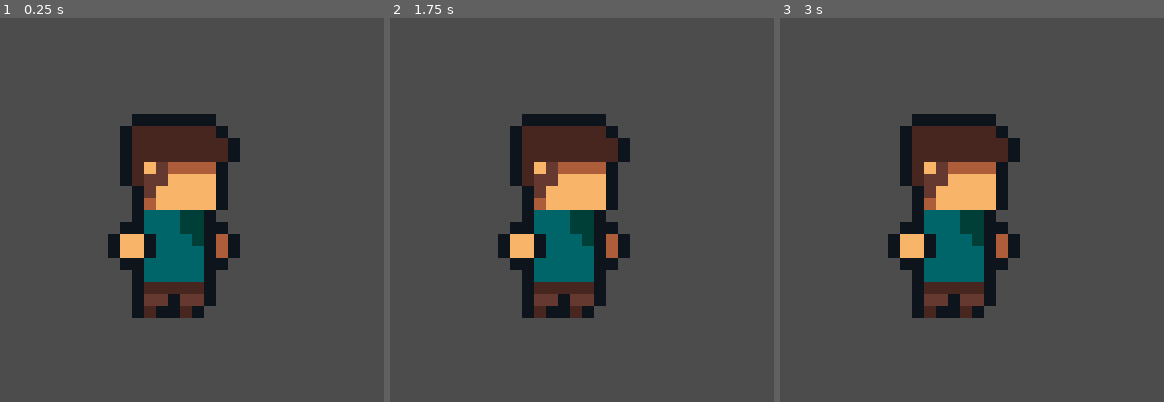
Above: before the commit, frames 1-3 (left to right).
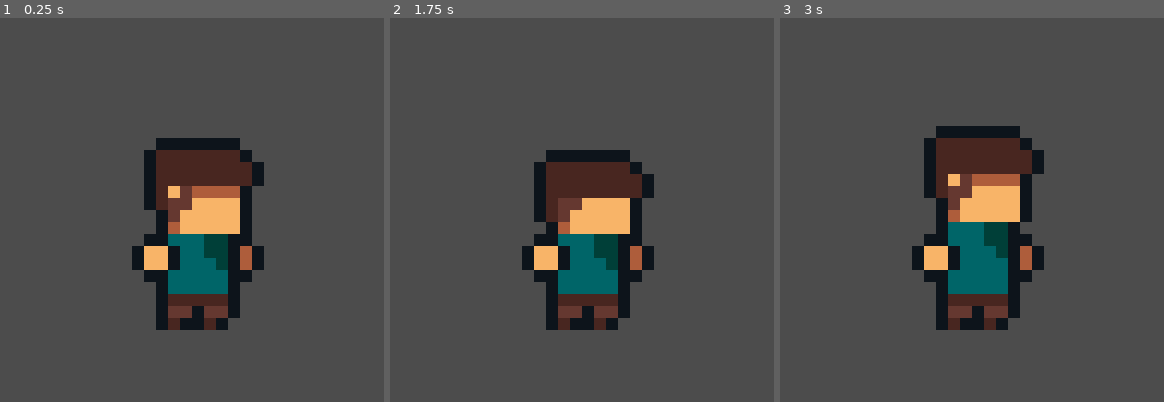
Above: after the commit, the same moments.

Repository: davifoox/character-creator
Game: Godot game, scene res://Main.tscn
Same seed, same stepped clock (60 frames per second), same inputs: the game is played once before the commit and once after it.
Inputs:
- Up to frame 1 (0.25 s): no input
- Up to frame 2 (1.75 s): tap Enter (ui_accept) at 0.5, 0.77, 1.52 s
- Up to frame 3 (3 s): no input

The runs differ from the first frame. In frame 1, 15% of the frame differs, in the area x 28-69%, y 25-82%; in frame 2, 16%; in frame 3, 14%.

Commit message:
add - idle animation

Diff:
--- /dev/null
+++ b/Character.gd
@@ -0,0 +1 @@
+extends Node2D
--- a/Character.tscn
+++ b/Character.tscn
@@ -7,37 +7,228 @@
 [ext_resource path="res://character-parts/head.png" type="Texture" id=5]
 [ext_resource path="res://character-parts/body.png" type="Texture" id=6]
 [ext_resource path="res://character-parts/left-leg.png" type="Texture" id=7]
+[ext_resource path="res://Character.gd" type="Script" id=8]
+[ext_resource path="res://character-parts/hair.png" type="Texture" id=9]
+
+[sub_resource type="Animation" id=1]
+resource_name = "Idle"
+length = 0.5
+loop = true
+step = 0.125
+tracks/0/type = "value"
+tracks/0/path = NodePath("Sprites/Head:position")
+tracks/0/interp = 1
+tracks/0/loop_wrap = true
+tracks/0/imported = false
+tracks/0/enabled = true
+tracks/0/keys = {
+"times": PoolRealArray( 0, 0.125, 0.375 ),
+"transitions": PoolRealArray( 1, 1, 1 ),
+"update": 1,
+"values": [ Vector2( 1, -4 ), Vector2( 1, -3 ), Vector2( 1, -4 ) ]
+}
+tracks/1/type = "value"
+tracks/1/path = NodePath("Sprites/LeftHand:position")
+tracks/1/interp = 1
+tracks/1/loop_wrap = true
+tracks/1/imported = false
+tracks/1/enabled = true
+tracks/1/keys = {
+"times": PoolRealArray( 0 ),
+"transitions": PoolRealArray( 1 ),
+"update": 1,
+"values": [ Vector2( 4, 4 ) ]
+}
+tracks/2/type = "value"
+tracks/2/path = NodePath("Sprites/Body:position")
+tracks/2/interp = 1
+tracks/2/loop_wrap = true
+tracks/2/imported = false
+tracks/2/enabled = true
+tracks/2/keys = {
+"times": PoolRealArray( 0, 0.125, 0.375 ),
+"transitions": PoolRealArray( 1, 1, 1 ),
+"update": 1,
+"values": [ Vector2( 0.5, 4 ), Vector2( 0.5, 5 ), Vector2( 0.5, 4 ) ]
+}
+tracks/3/type = "value"
+tracks/3/path = NodePath("Sprites/RightHand:position")
+tracks/3/interp = 1
+tracks/3/loop_wrap = true
+tracks/3/imported = false
+tracks/3/enabled = true
+tracks/3/keys = {
+"times": PoolRealArray( 0 ),
+"transitions": PoolRealArray( 1 ),
+"update": 1,
+"values": [ Vector2( -3, 4 ) ]
+}
+tracks/4/type = "value"
+tracks/4/path = NodePath("Sprites/LeftLeg:position")
+tracks/4/interp = 1
+tracks/4/loop_wrap = true
+tracks/4/imported = false
+tracks/4/enabled = true
+tracks/4/keys = {
+"times": PoolRealArray( 0 ),
+"transitions": PoolRealArray( 1 ),
+"update": 1,
+"values": [ Vector2( 2.5, 8.5 ) ]
+}
+tracks/5/type = "value"
+tracks/5/path = NodePath("Sprites/RightLeg:position")
+tracks/5/interp = 1
+tracks/5/loop_wrap = true
+tracks/5/imported = false
+tracks/5/enabled = true
+tracks/5/keys = {
+"times": PoolRealArray( 0 ),
+"transitions": PoolRealArray( 1 ),
+"update": 1,
+"values": [ Vector2( -1, 8.5 ) ]
+}
+tracks/6/type = "value"
+tracks/6/path = NodePath("Sprites/Hair:position")
+tracks/6/interp = 1
+tracks/6/loop_wrap = true
+tracks/6/imported = false
+tracks/6/enabled = true
+tracks/6/keys = {
+"times": PoolRealArray( 0, 0.125, 0.25, 0.375 ),
+"transitions": PoolRealArray( 1, 1, 1, 1 ),
+"update": 1,
+"values": [ Vector2( 1, -4 ), Vector2( 1, -3 ), Vector2( 1, -2 ), Vector2( 1, -3 ) ]
+}
+
+[sub_resource type="Animation" id=2]
+length = 0.001
+tracks/0/type = "value"
+tracks/0/path = NodePath("Sprites/Head:position")
+tracks/0/interp = 1
+tracks/0/loop_wrap = true
+tracks/0/imported = false
+tracks/0/enabled = true
+tracks/0/keys = {
+"times": PoolRealArray( 0 ),
+"transitions": PoolRealArray( 1 ),
+"update": 0,
+"values": [ Vector2( 1, -4 ) ]
+}
+tracks/1/type = "value"
+tracks/1/path = NodePath("Sprites/LeftHand:position")
+tracks/1/interp = 1
+tracks/1/loop_wrap = true
+tracks/1/imported = false
+tracks/1/enabled = true
+tracks/1/keys = {
+"times": PoolRealArray( 0 ),
+"transitions": PoolRealArray( 1 ),
+"update": 0,
+"values": [ Vector2( 4, 4 ) ]
+}
+tracks/2/type = "value"
+tracks/2/path = NodePath("Sprites/Body:position")
+tracks/2/interp = 1
+tracks/2/loop_wrap = true
+tracks/2/imported = false
+tracks/2/enabled = true
+tracks/2/keys = {
+"times": PoolRealArray( 0 ),
+"transitions": PoolRealArray( 1 ),
+"update": 0,
+"values": [ Vector2( 0.5, 4 ) ]
+}
+tracks/3/type = "value"
+tracks/3/path = NodePath("Sprites/RightHand:position")
+tracks/3/interp = 1
+tracks/3/loop_wrap = true
+tracks/3/imported = false
+tracks/3/enabled = true
+tracks/3/keys = {
+"times": PoolRealArray( 0 ),
+"transitions": PoolRealArray( 1 ),
+"update": 0,
+"values": [ Vector2( -3, 4 ) ]
+}
+tracks/4/type = "value"
+tracks/4/path = NodePath("Sprites/LeftLeg:position")
+tracks/4/interp = 1
+tracks/4/loop_wrap = true
+tracks/4/imported = false
+tracks/4/enabled = true
+tracks/4/keys = {
+"times": PoolRealArray( 0 ),
+"transitions": PoolRealArray( 1 ),
+"update": 0,
+"values": [ Vector2( 2.5, 8.5 ) ]
+}
+tracks/5/type = "value"
+tracks/5/path = NodePath("Sprites/RightLeg:position")
+tracks/5/interp = 1
+tracks/5/loop_wrap = true
+tracks/5/imported = false
+tracks/5/enabled = true
+tracks/5/keys = {
+"times": PoolRealArray( 0 ),
+"transitions": PoolRealArray( 1 ),
+"update": 0,
+"values": [ Vector2( -1, 8.5 ) ]
+}
+tracks/6/type = "value"
+tracks/6/path = NodePath("Sprites/Hair:position")
+tracks/6/interp = 1
+tracks/6/loop_wrap = true
+tracks/6/imported = false
+tracks/6/enabled = true
+tracks/6/keys = {
+"times": PoolRealArray( 0 ),
+"transitions": PoolRealArray( 1 ),
+"update": 0,
+"values": [ Vector2( 1, -4 ) ]
+}
 
 [node name="Character" type="Node2D"]
 position = Vector2( 16, 16 )
-
-[node name="Head" type="Sprite" parent="."]
-position = Vector2( -1, -5 )
+script = ExtResource( 8 )
+
+[node name="Sprites" type="Node2D" parent="."]
+
+[node name="Head" type="Sprite" parent="Sprites"]
+position = Vector2( 1, -4 )
 texture = ExtResource( 5 )
 
-[node name="LeftHand" type="Sprite" parent="."]
-position = Vector2( 2, 3 )
+[node name="Hair" type="Sprite" parent="Sprites"]
+position = Vector2( 1, -4 )
+texture = ExtResource( 9 )
+
+[node name="LeftHand" type="Sprite" parent="Sprites"]
+position = Vector2( 4, 4 )
 texture = ExtResource( 1 )
 
-[node name="Body" type="Sprite" parent="."]
-position = Vector2( -1.5, 3 )
+[node name="Body" type="Sprite" parent="Sprites"]
+position = Vector2( 0.5, 4 )
 texture = ExtResource( 6 )
 
-[node name="RightHand" type="Sprite" parent="."]
-position = Vector2( -5, 3 )
+[node name="RightHand" type="Sprite" parent="Sprites"]
+position = Vector2( -3, 4 )
 texture = ExtResource( 2 )
 
-[node name="LeftLeg" type="Sprite" parent="."]
-position = Vector2( 0.5, 7.5 )
+[node name="LeftLeg" type="Sprite" parent="Sprites"]
+position = Vector2( 2.5, 8.5 )
 texture = ExtResource( 7 )
 
-[node name="RightLeg" type="Sprite" parent="."]
-position = Vector2( -3, 7.5 )
+[node name="RightLeg" type="Sprite" parent="Sprites"]
+position = Vector2( -1, 8.5 )
 texture = ExtResource( 4 )
 
 [node name="AnimationPlayer" type="AnimationPlayer" parent="."]
+autoplay = "Idle"
+anims/Idle = SubResource( 1 )
+anims/RESET = SubResource( 2 )
 
 [node name="ReferenceSprite" type="Sprite" parent="."]
-visible = false
+modulate = Color( 1, 1, 1, 0.588235 )
+position = Vector2( 24, 0 )
 texture = ExtResource( 3 )
 hframes = 36
+frame = 4
Not shown: 1 places in Character.tscn that only renumber resources
Binary file added: character-parts/hair.png
Not shown, added: character-parts/hair.png.import
Binary file changed: character-parts/head.png
